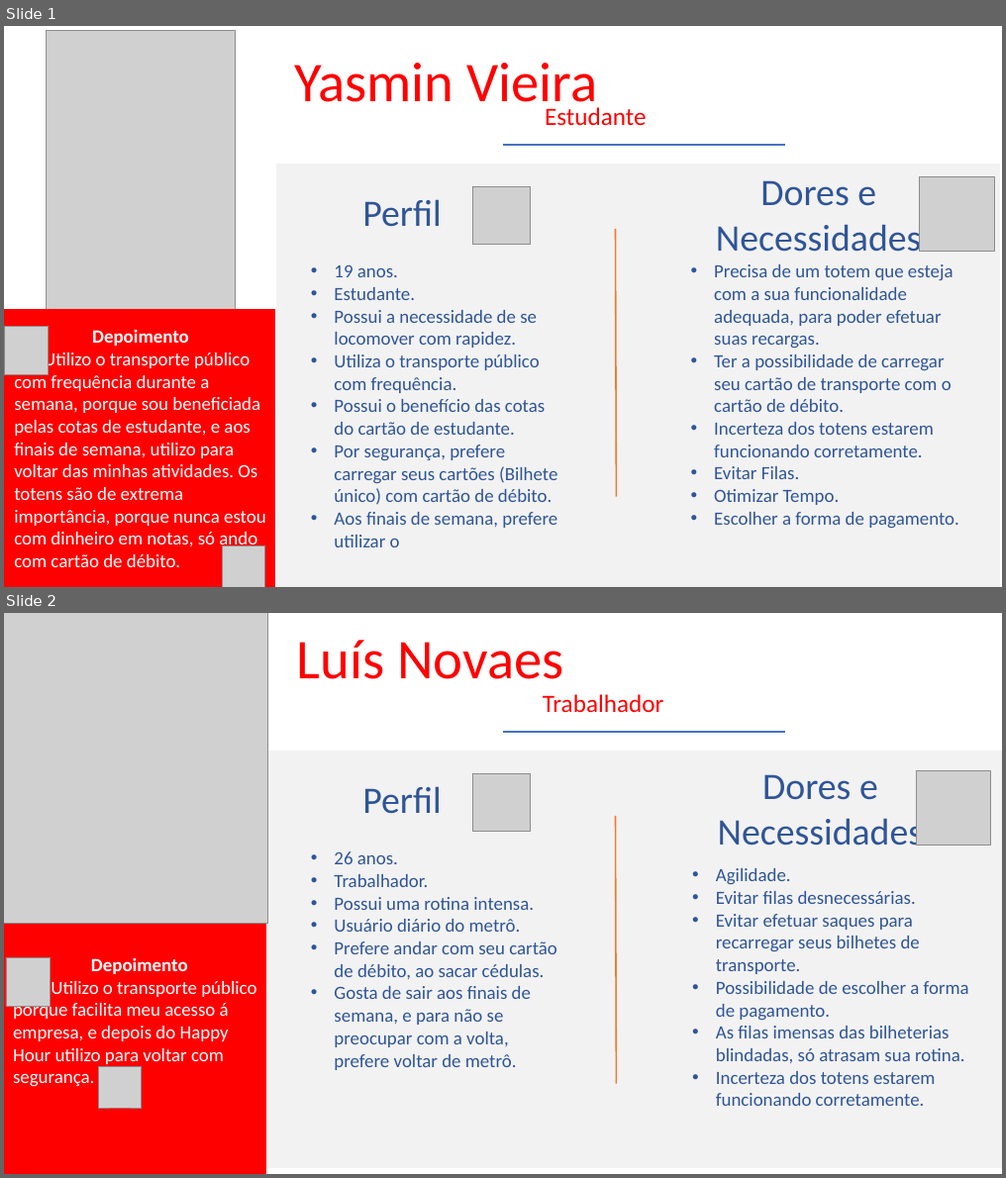
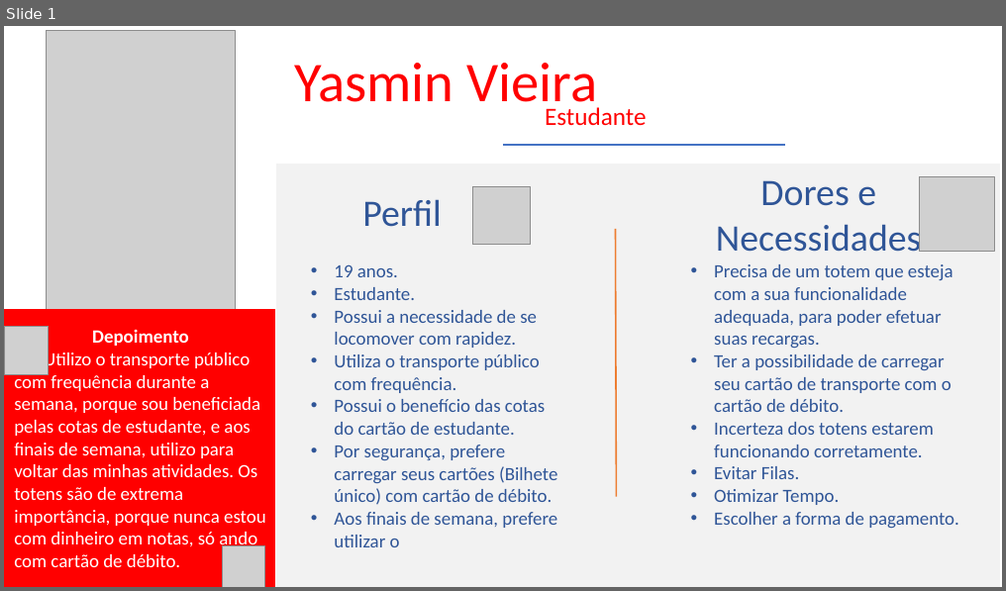
Before and after one commit to andretorellibandtec/Bilhete-unico, a slide deck: Documentação/Proto_Persona.pptx. Shown one above the other, each under a label of ours: slides 1 and 2 before the commit, slide 1 after it. The pictures are 1006x1178 and 1006x591 pixels, drawn with LibreOffice and Linux fonts; fonts in the diff are those of the drawing; grey boxes stand for pictures. Boxes give left, top, right and bottom in pixels: in the first picture for what was removed or moved away, otherwise in the second. Text is boxed around its words. In the diff, an @@ line names an element or a change of style, - is before the commit and + after.

```diff
--- a/Documentação/Proto_Persona.pptx
+++ b/Documentação/Proto_Persona.pptx
@@ slide 2 removed at (4, 613, 1002, 1174), background #FFFFFF @@
@@ picture removed at (4, 613, 267, 924) @@
@@ text removed at (296, 640, 564, 679) @@
-Luís Novaes
@@ text removed at (543, 694, 664, 713) @@
-Trabalhador
@@ rectangle removed at (267, 751, 1002, 1168) @@
@@ line removed from (503, 732) to (785, 732) @@
@@ text removed at (362, 786, 441, 814) @@
-Perfil
@@ picture removed at (472, 774, 531, 832) @@
@@ text removed at (718, 774, 923, 846) @@
-Dores e Necessidades
@@ picture removed at (916, 770, 991, 845) @@
@@ line removed from (616, 816) to (617, 1084) @@
@@ text removed at (334, 852, 557, 1070) @@
-• 26 anos.
-• Trabalhador.
-• Possui uma rotina intensa.
-• Usuário diário do metrô.
-• Prefere andar com seu cartão de débito, ao sacar cédulas.
-• Gosta de sair aos finais de semana, e para não se preocupar com a volta, prefere voltar de metrô.
@@ text removed at (716, 868, 969, 1106) @@
-• Agilidade.
-• Evitar filas desnecessárias.
-• Evitar efetuar saques para recarregar seus bilhetes de transporte.
-• Possibilidade de escolher a forma de pagamento.
-• As filas imensas das bilheterias blindadas, só atrasam sua rotina.
-• Incerteza dos totens estarem funcionando corretamente.
@@ rectangle removed at (4, 922, 266, 1174) @@
@@ picture removed at (6, 959, 51, 1007) @@
@@ text removed at (13, 958, 256, 1087) @@
-Depoimento
-Utilizo o transporte público porque facilita meu acesso á empresa, e depois do Happy Hour utilizo para voltar com segurança.
@@ picture removed at (98, 1066, 141, 1108) @@
```
Also in this commit, not shown: 1 other file.
